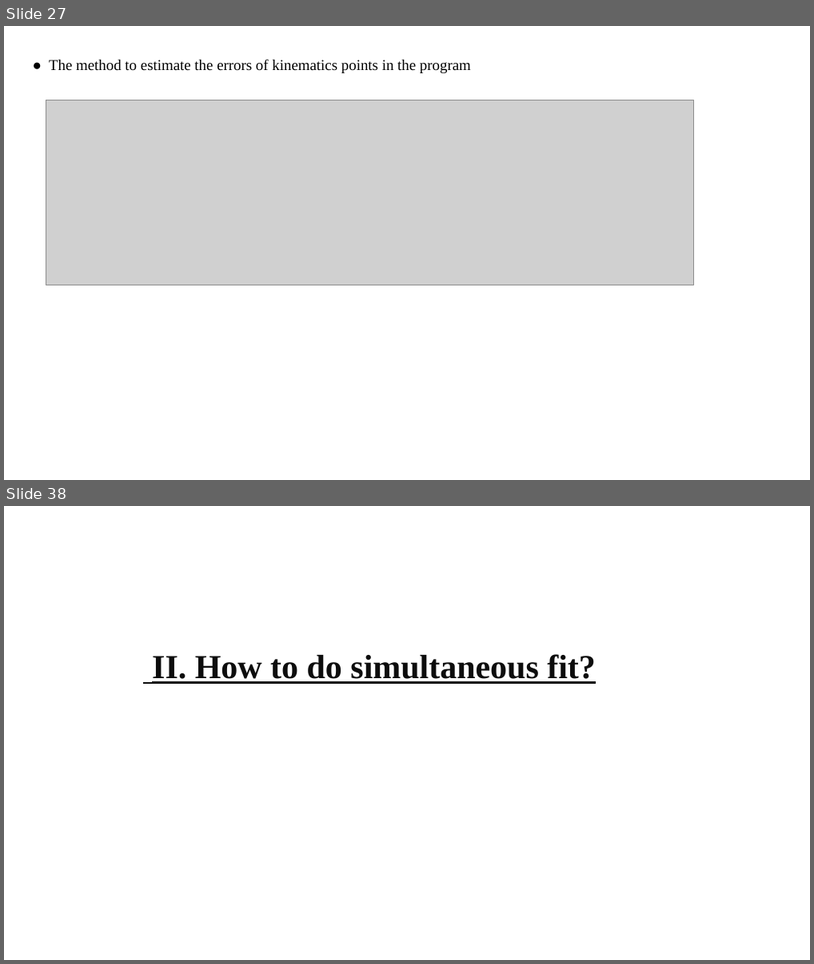
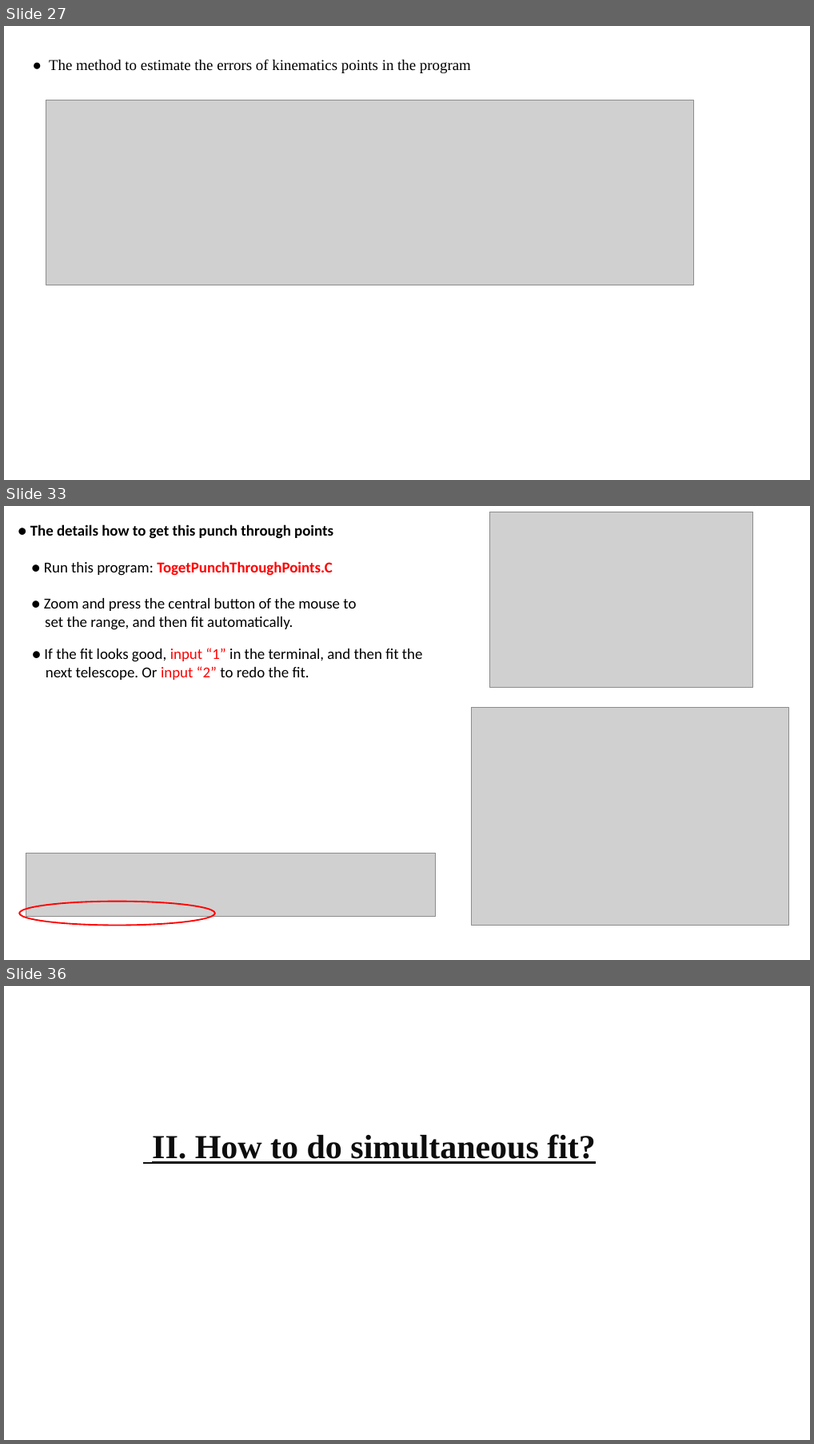
Before and after one commit to gfh16/StudyNotes, a slide deck: 2018Oct-Tutorial_HiRACsICalibrations.pptx. Shown one above the other, each under a label of ours: slides 27 and 38 before the commit, slides 27, 33 and 36 after it; the slides between them are not shown. The pictures are 814x964 and 814x1444 pixels, drawn with LibreOffice and Linux fonts; fonts in the diff are those of the drawing; grey boxes stand for pictures. Boxes give left, top, right and bottom in pixels: in the first picture for what was removed or moved away, otherwise in the second. Text is boxed around its words. In the diff, an @@ line names an element or a change of style, - is before the commit and + after.

Commit message:
finished punch through points.

```diff
--- a/2018Oct-Tutorial_HiRACsICalibrations.pptx
+++ b/2018Oct-Tutorial_HiRACsICalibrations.pptx
@@ slide 33 added at (4, 506, 810, 960), background #FFFFFF @@
@@ text added at (30, 524, 356, 630), 18 pt, text #000000 @@
+● The details how to get this punch through points
+● Run this program: TogetPunchThroughPoints.C
+● Zoom and press the central button of the mouse to
+set the range, and then fit automatically.
@@ picture added at (490, 512, 754, 687) @@
@@ text added at (44, 648, 423, 680), 18 pt, text #000000 @@
+● If the fit looks good, input “1” in the terminal, and then fit the
+next telescope. Or input “2” to redo the fit.
@@ picture added at (472, 708, 790, 925) @@
@@ picture added at (26, 853, 436, 916) @@
@@ ellipse added at (19, 901, 215, 925), outline #FF0000 1.75 pt @@
@@ what was slide 38 is now slide 36 @@
```
Also in this commit, not shown: 1 slide changed, 4 other slides added, 7 slides removed, 1 other file.
